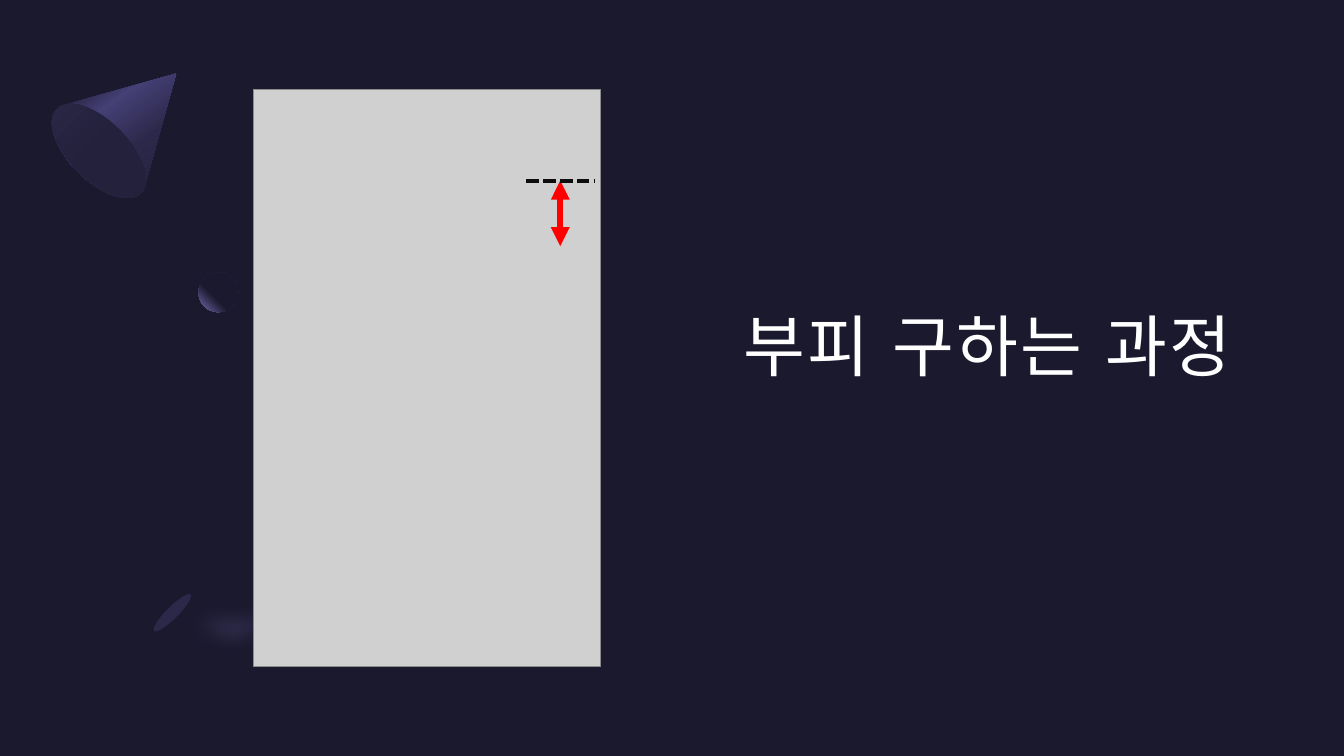
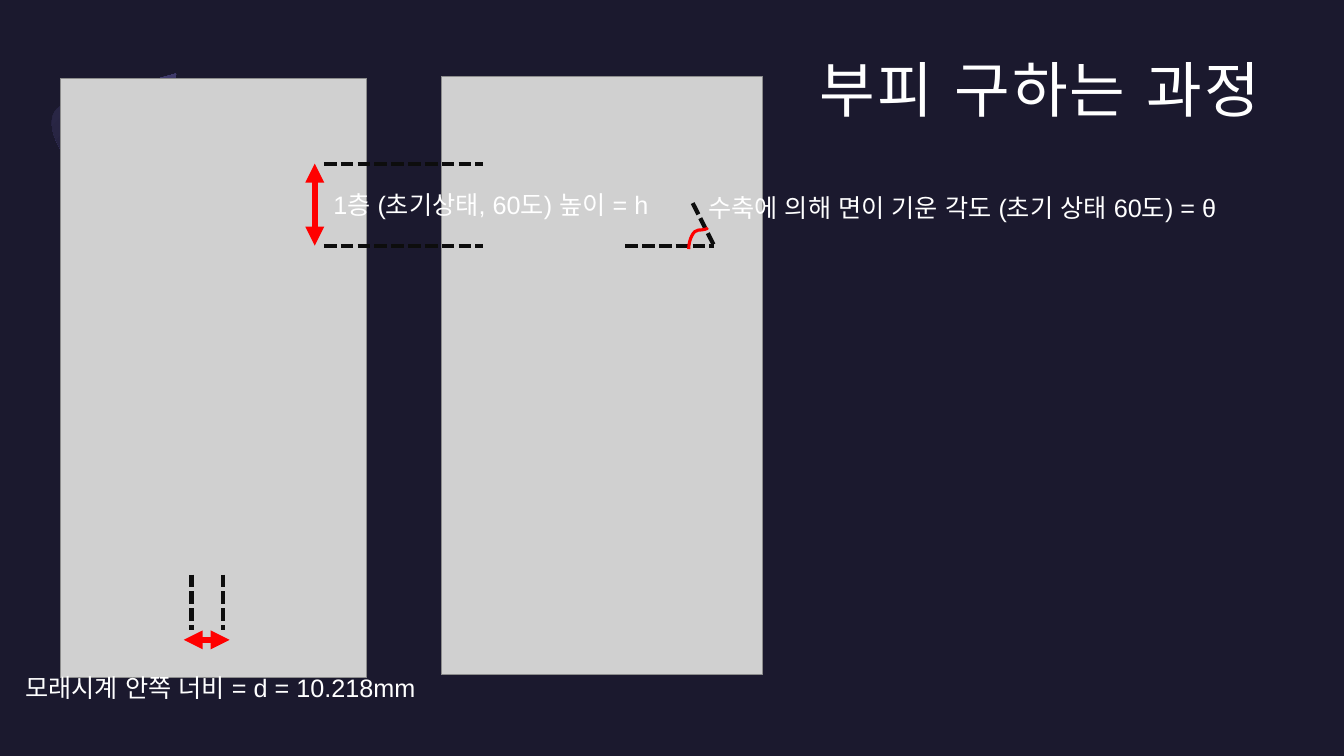
Before and after one commit to moreum2/OV-PAM_modeling, a slide deck: slide 2 of 모델링 부피구하는 과정.pptx. Drawn at 1344x756 pixels with LibreOffice and Linux fonts; fonts in the diff are those of the drawing; grey boxes stand for pictures. Boxes give left, top, right and bottom in pixels: in the first picture for what was removed or moved away, otherwise in the second. Text is boxed around its words. In the diff, an @@ line names an element or a change of style, - is before the commit and + after.

```diff
--- a/모델링 부피구하는 과정.pptx
+++ b/모델링 부피구하는 과정.pptx
@@ title "부피 구하는 과정": place and size @@
-title "부피 구하는 과정" at [743,315,1231,377]
+title "부피 구하는 과정" at [820,62,1260,117]
@@ title "부피 구하는 과정" at [820,62,1260,117]: size 48 to 43.2 pt @@
@@ picture added at [60,79,366,678] @@
@@ picture added at [442,77,763,675] @@
@@ picture removed at [253,90,600,666] @@
@@ double arrow moved from (561, 180) - (561, 246) to (315, 163) - (315, 246) @@
@@ line moved from (526, 180) - (595, 180) to (324, 163) - (483, 163) @@
@@ text added at [333,194,648,220], 18 pt, text #FFFFFF @@
+1층 (초기상태, 60도) 높이 = h
@@ line added from (693, 204) to (714, 246), #0D0D0D 3 pt dashed @@
@@ text added at [708,191,1216,223], 18 pt, text #FFFFFF @@
+수축에 의해 면이 기운 각도 (초기 상태 60도) = θ
@@ curved line added from (689, 249) to (708, 228), #FF0000 2.25 pt @@
@@ line added from (324, 246) to (483, 246), #0D0D0D 3 pt dashed @@
@@ line added from (625, 246) to (714, 246), #0D0D0D 3 pt dashed @@
@@ ellipse removed at [199,272,238,312] @@
@@ ellipse removed at [150,590,195,635] @@
@@ line added from (192, 575) to (192, 630), #0D0D0D 3 pt dashed @@
@@ line added from (223, 575) to (223, 630), #0D0D0D 3 pt dashed @@
@@ double arrow added from (230, 640) to (184, 640), #FF0000 4.5 pt @@
@@ text added at [25,671,415,699], 18 pt, text #FFFFFF @@
+모래시계 안쪽 너비 = d = 10.218mm
```
Also in this commit, not shown: 36 other files.
